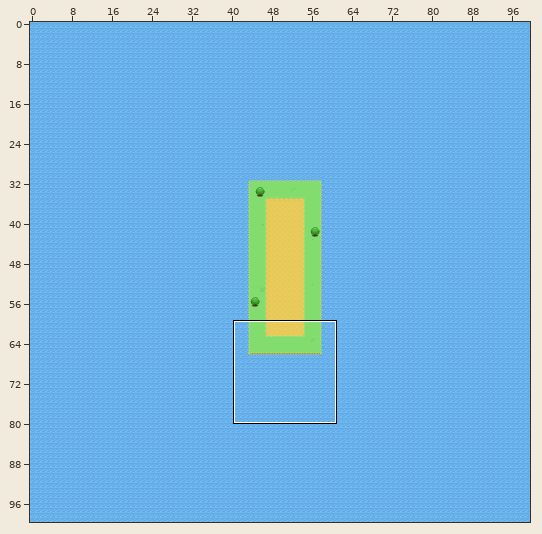
Tiled map: core/assets/map.tmx. Above: a wide view before the commit, with the close-up outlined.
Close-up. Old version:
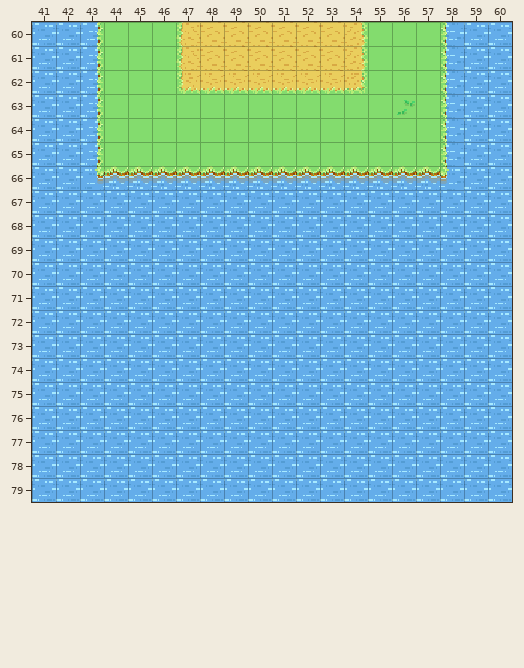
Cells are 16x16 px. Shown: x 41..60, y 60..79. The commit also changed other parts of the map, which this record leaves out.
Once edited:
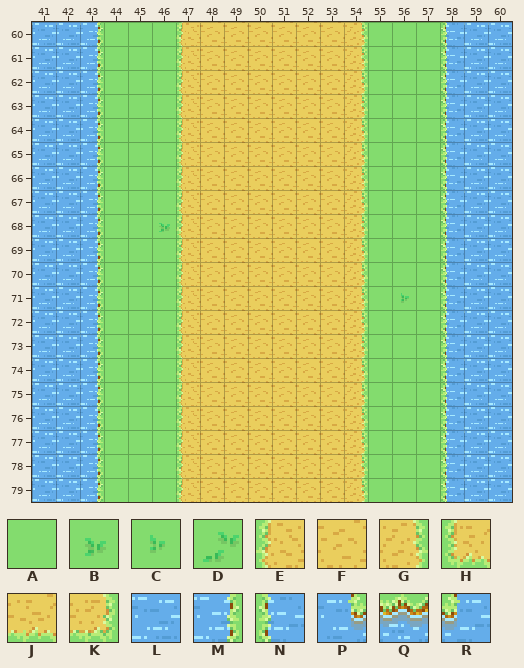
Key: from "tiles": A 0, B 1, C 3, D 13, E 19, F 20, G 21, H 31, J 32, K 33, L 109, M 168, N 170, P 180, Q 181, R 182.
_ is an empty cell.
What changed:
{"where": "layer \"Ground\""}
{"y":62,"x":47,"old":"HJJJJJJK","new":"EFFFFFFG"}
{"y":63,"x":47,"old":"AAAAAAAA","new":"EFFFFFFG"}
{"y":63,"x":56,"old":"D","new":"A"}
{"y":64,"x":47,"old":"AAAAAAAA","new":"EFFFFFFG"}
{"y":65,"x":47,"old":"AAAAAAAA","new":"EFFFFFFG"}
{"y":66,"x":43,"old":"PQQQQQQQQQQQQQQR","new":"MAAAEFFFFFFGAAAN"}
{"y":67,"x":43,"old":"LLLLLLLLLLLLLLLL","new":"MAAAEFFFFFFGAAAN"}
{"y":68,"x":43,"old":"LLLLLLLLLLLLLLLL","new":"MAABEFFFFFFGAAAN"}
{"y":69,"x":43,"old":"LLLLLLLLLLLLLLLL","new":"MAAAEFFFFFFGAAAN"}
{"y":70,"x":43,"old":"LLLLLLLLLLLLLLLL","new":"MAAAEFFFFFFGAAAN"}
{"y":71,"x":43,"old":"LLLLLLLLLLLLLLLL","new":"MAAAEFFFFFFGACAN"}
{"y":72,"x":43,"old":"LLLLLLLLLLLLLLLL","new":"MAAAEFFFFFFGAAAN"}
{"y":73,"x":43,"old":"LLLLLLLLLLLLLLLL","new":"MAAAEFFFFFFGAAAN"}
{"y":74,"x":43,"old":"LLLLLLLLLLLLLLLL","new":"MAAAEFFFFFFGAAAN"}
{"y":75,"x":43,"old":"LLLLLLLLLLLLLLLL","new":"MAAAEFFFFFFGAAAN"}
{"y":76,"x":43,"old":"LLLLLLLLLLLLLLLL","new":"MAAAEFFFFFFGAAAN"}
{"y":77,"x":43,"old":"LLLLLLLLLLLLLLLL","new":"MAAAEFFFFFFGAAAN"}
{"y":78,"x":43,"old":"LLLLLLLLLLLLLLLL","new":"MAAAEFFFFFFGAAAN"}
{"y":79,"x":43,"old":"LLLLLLLLLLLLLLLL","new":"MAAAEFFFFFFGAAAN"}
{"label":"changed","picture_box":[80,70,464,502]}
